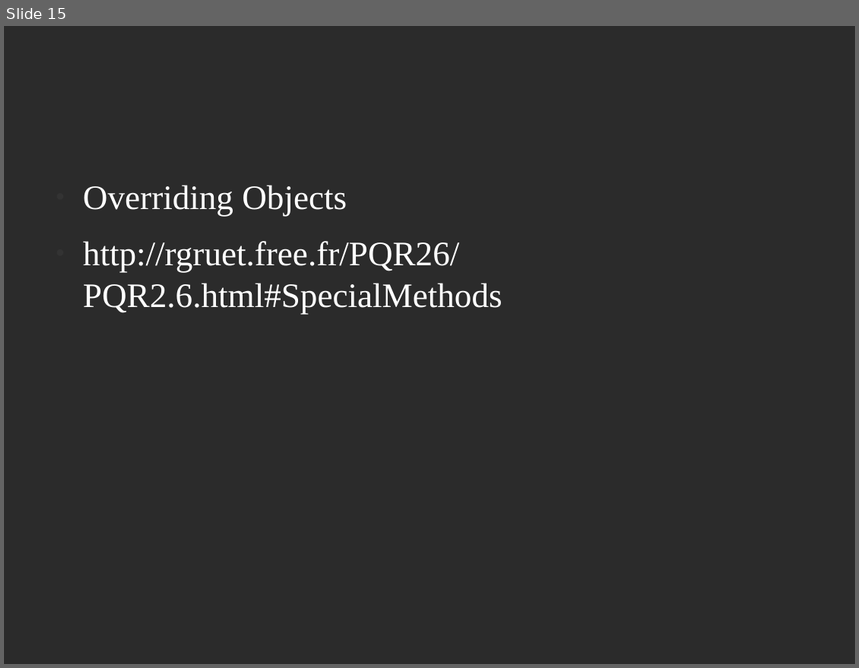
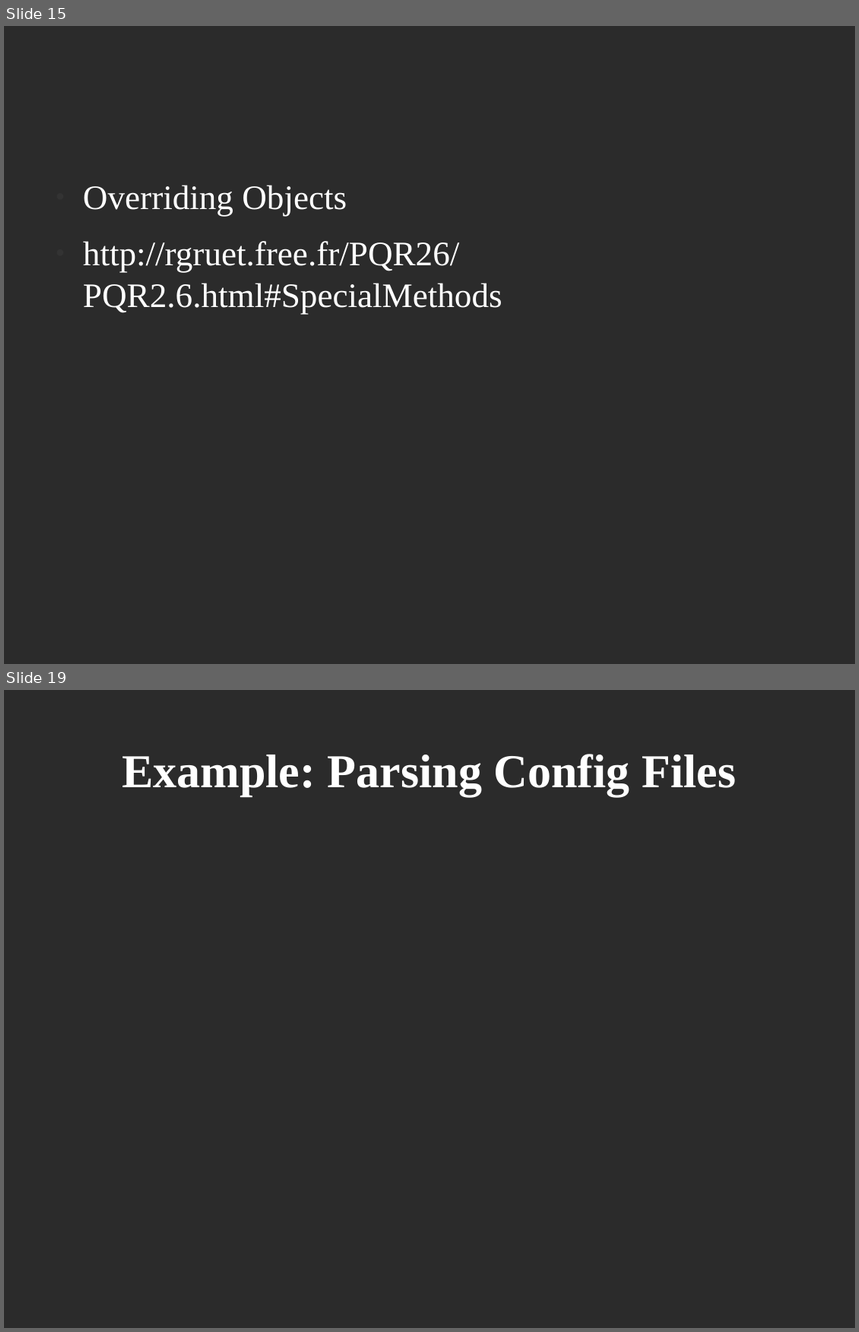
Before and after one commit to dsklopp/python_class, a slide deck: python_design_and_practical_scripting.odp. Shown one above the other, each under a label of ours: slide 15 before the commit, slides 15 and 19 after it; the slides between them are not shown. The pictures are 859x668 and 859x1332 pixels, drawn with LibreOffice and Linux fonts; fonts in the diff are those of the drawing; background and template pictures are left out; a plain dark background stands for a picture behind light text. Boxes give left, top, right and bottom in pixels: in the first picture for what was removed or moved away, otherwise in the second. Text is boxed around its words. In the diff, an @@ line names an element or a change of style, - is before the commit and + after.

```diff
--- a/python_design_and_practical_scripting.odp
+++ b/python_design_and_practical_scripting.odp
@@ slide 19 added at bbox=[4, 690, 855, 1328], background picture (left out) @@
@@ title added at bbox=[122, 754, 736, 796], 44 pt, text #FFFFFF, bold @@
+Example: Parsing Config Files
```
Also in this commit, not shown: 4 other slides added, 6 slides removed, 19 other files.
